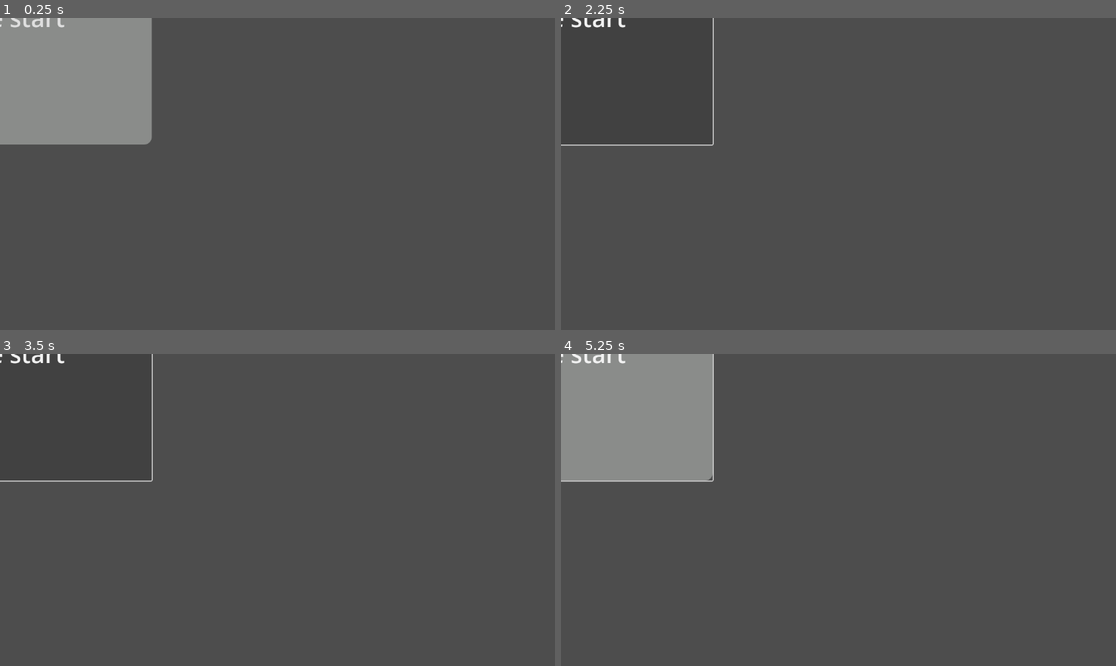
Above: before the commit, frames 1-4 (two rows, left to right).
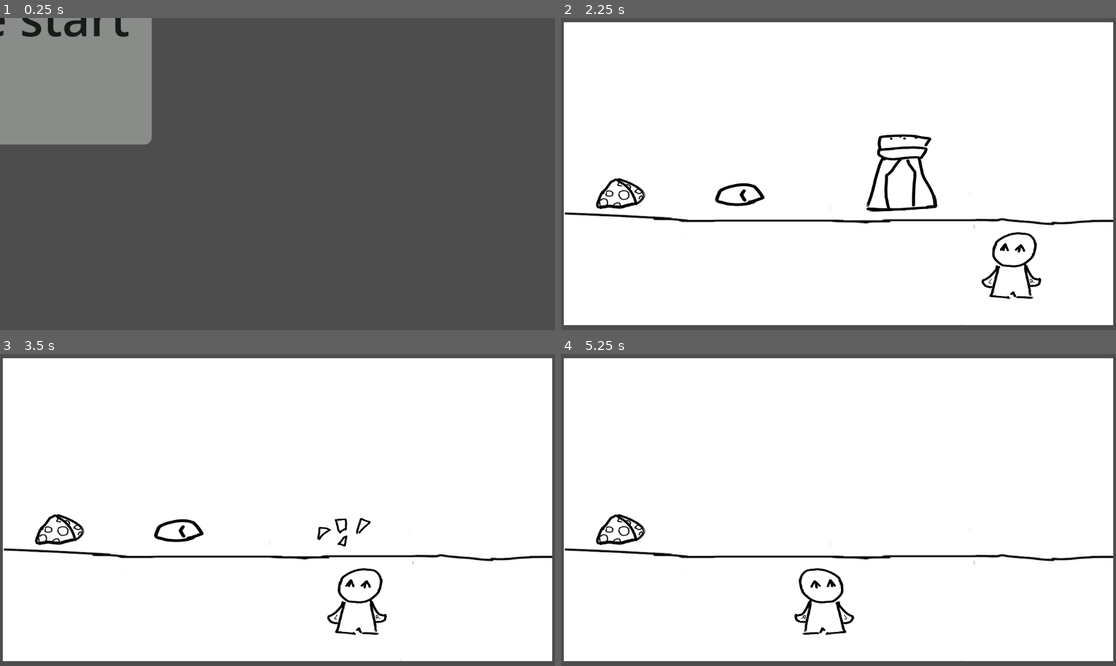
Above: after the commit, the same moments.

Repository: DeltaLyra/WitchIllusionGame
Game: Godot game, scene res://main_menu.tscn
Two runs of this game, one before a commit and one after it. Both use one fixed random seed, a clock stepped at 60 frames per second and the inputs below. This scene is started directly instead of the project's main scene.
Inputs (mouse positions are in pixels of both pictures, inside the frame that each line leads up to):
- Up to frame 1 (0.25 s): no input
- Up to frame 2 (2.25 s): tap Enter at 0.5, 2 s; move the mouse to (810, 236) at 0.52 s; press the mouse at (810, 236) at 0.53 s; hold Right (MoveRight) 0.53-1.25 s; release the mouse at (810, 236) at 1.25 s; tap Space at 1.25 s; drag from (1005, 220) to (810, 236) at 1.27 s; move the mouse to (672, 127) at 2.02 s; press the mouse at (672, 127) at 2.03 s; hold Left (MoveLeft) from 2.03 s (still down)
- Up to frame 3 (3.5 s): release Left (MoveLeft) at 2.75 s; release the mouse at (111, 463) at 2.75 s; drag from (305, 510) to (111, 463) at 2.77 s
- Up to frame 4 (5.25 s): tap Space at 3.5 s; move the mouse to (755, 432) at 3.52 s; press the mouse at (755, 432) at 3.53 s; hold Left (MoveLeft) 3.53-4.25 s; release the mouse at (755, 432) at 4.25 s; drag from (960, 494) to (755, 432) at 4.27 s; tap Enter at 5 s; move the mouse to (727, 525) at 5.02 s; press the mouse at (727, 525) at 5.03 s; hold Right (MoveRight) from 5.03 s (still down)

The runs differ from the first frame. In frame 1, 0.6% of the frame differs, in the area x 0-24%, y 0-7%; in frame 2, 96%; in frame 3, 96%; in frame 4, 96%, in the area x 0-100%, y 0-99%.

Commit message:
button mechanics

Diff:
--- /dev/null
+++ b/gamejamgame/button.gd
@@ -0,0 +1,11 @@
+extends Button
+
+
+func _ready() -> void:
+	pass
+
+func _process(delta: float) -> void:
+	pass
+
+func _on_pressed() -> void:
+	get_tree().change_scene_to_file("res://Scenes/level.tscn")
--- a/gamejamgame/main_menu.tscn
+++ b/gamejamgame/main_menu.tscn
@@ -1,8 +1,10 @@
-[gd_scene load_steps=2 format=3 uid="uid://ddpd2jpcem440"]
+[gd_scene load_steps=3 format=3 uid="uid://ddpd2jpcem440"]
+
+[ext_resource type="Script" uid="uid://bvrskvrj4svr0" path="res://button.gd" id="1_06t4h"]
 
 [sub_resource type="StyleBoxFlat" id="StyleBoxFlat_rhts7"]
 bg_color = Color(0.5921569, 0.6039216, 0.59607846, 0.81960785)
-corner_radius_top_left = 16
+corner_radius_top_left = 20
 corner_radius_top_right = 16
 corner_radius_bottom_right = 16
 corner_radius_bottom_left = 16
@@ -10,17 +12,14 @@
 [node name="MainMenu" type="Node2D"]
 
 [node name="Button" type="Button" parent="."]
-anchors_preset = 8
-anchor_left = 0.5
-anchor_top = 0.5
-anchor_right = 0.5
-anchor_bottom = 0.5
 offset_left = -315.0
 offset_top = -263.0
 offset_right = 315.0
 offset_bottom = 263.0
-grow_horizontal = 2
-grow_vertical = 2
-theme_override_font_sizes/font_size = 50
+theme_override_colors/font_color = Color(0.09614309, 0.11063365, 0.09402045, 1)
+theme_override_font_sizes/font_size = 100
 theme_override_styles/normal = SubResource("StyleBoxFlat_rhts7")
 text = "Game start"
+script = ExtResource("1_06t4h")
+
+[connection signal="pressed" from="Button" to="Button" method="_on_pressed"]
Not shown, added: gamejamgame/button.gd.uid
